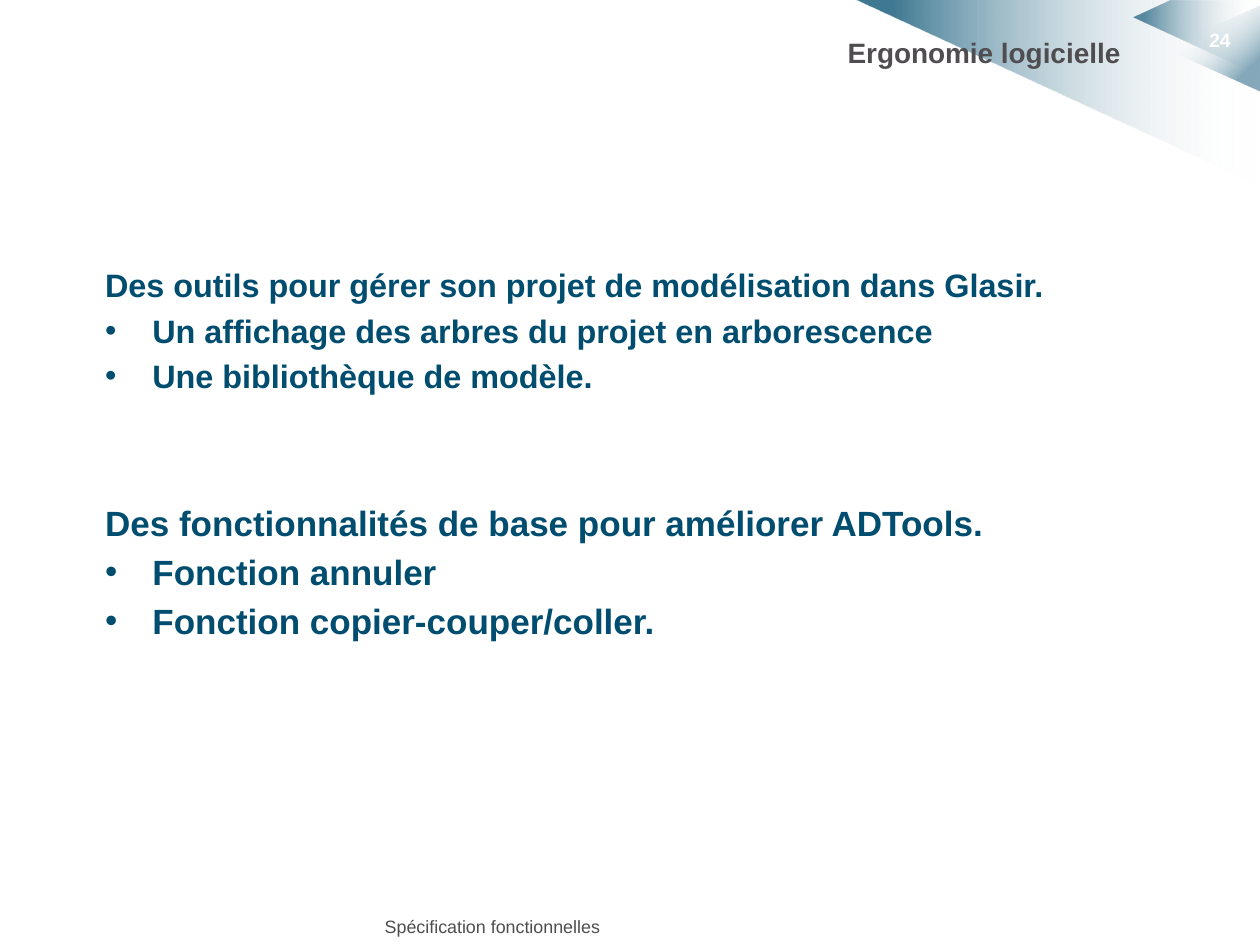
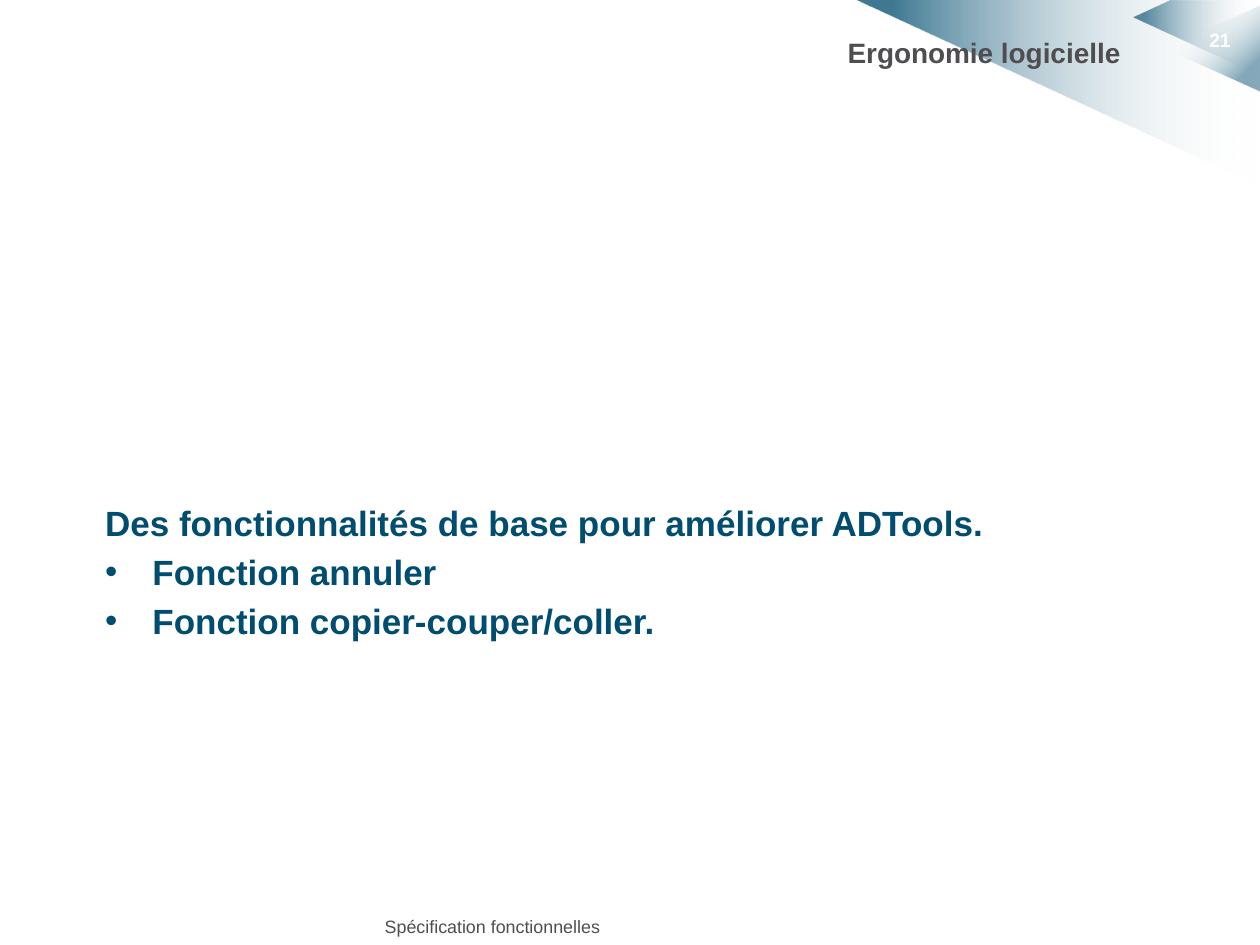
Before and after one commit to HKervadec/korrigolo, a slide deck: slide 21 of soutenances/projet_decembre/soutenance_projet_decembre.pptx (slide 24 before the commit). Drawn at 1260x945 pixels with LibreOffice and Linux fonts; fonts in the diff are those of the drawing; background and template pictures are left out. Boxes give left, top, right and bottom in pixels: in the first picture for what was removed or moved away, otherwise in the second. Text is boxed around its words. In the diff, an @@ line names an element or a change of style, - is before the commit and + after.

```diff
--- a/soutenances/projet_decembre/soutenance_projet_decembre.pptx
+++ b/soutenances/projet_decembre/soutenance_projet_decembre.pptx
@@ page number at [1209,30,1230,51]: text changed @@
-24
+21
@@ text removed at [105,273,1043,394] @@
-Des outils pour gérer son projet de modélisation dans Glasir.
-• Un affichage des arbres du projet en arborescence
-• Une bibliothèque de modèle.
```
Also in this commit, not shown: 2 other slides changed, 2 slides added, 7 slides removed.
